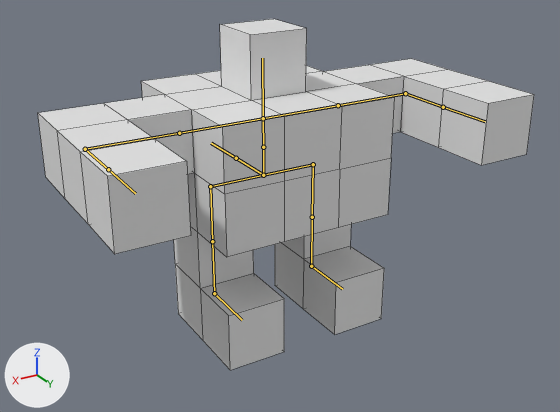
The Blender file Assets/Player.blend, before and after one commit.
The view is the same before and after, from a camera (50 mm lens) standing at (6.1, 10.7, 7.22) and looking at (0.26, 0.96, 2.35). Arrows for +X, +Y and +Z are at lower left; the lights stay in place. The bones that bend it are drawn over the model as lines. Mesh edges are drawn as thin lines.

The first picture shows 'Player'.
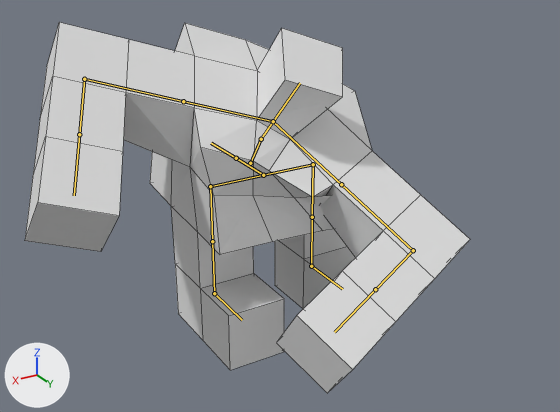
The newer file adds an action. The first version stands in its rest pose; the second is drawn at frame 61 of the action 'Cleave'.

Location of each change, (x1, y1, x2, y2) in pixels of the pictures (560 x 412 px):
'Player', posed (10% narrower): before (38, 19, 534, 370); after (25, 22, 470, 393)
bone 'Root', root to tip: before (263, 175) to (263, 147); after (250, 163) to (261, 139)
bone 'Back', root to tip: before (263, 147) to (263, 118); after (261, 139) to (273, 121)
bone 'Shoulder_R', root to tip: before (263, 118) to (338, 105); after (273, 121) to (341, 184)

The edits, one by one:
Bone 'Root' (bone_root) moves from (0.0, 0.0, 0.0) to (0.19, 0.22, 0.1).
Bone 'Root' (bone_root) turns from (0, 0, 0) to (-21, -13, 18) degrees about its own x, y and z.
Bone 'Back' (bone_back) turns from (0, 0, 0) to (20, 0, 0) degrees about its own x, y and z.
Bone 'Shoulder_R' (bone_shoulder_r) turns from (0, 0, 0) to (5, 6, -45) degrees about its own x, y and z.
